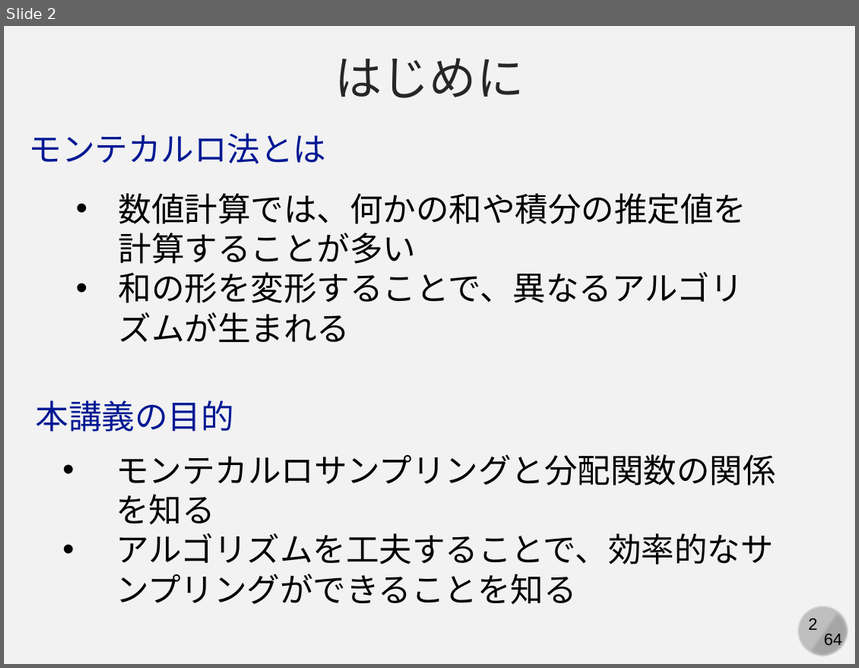
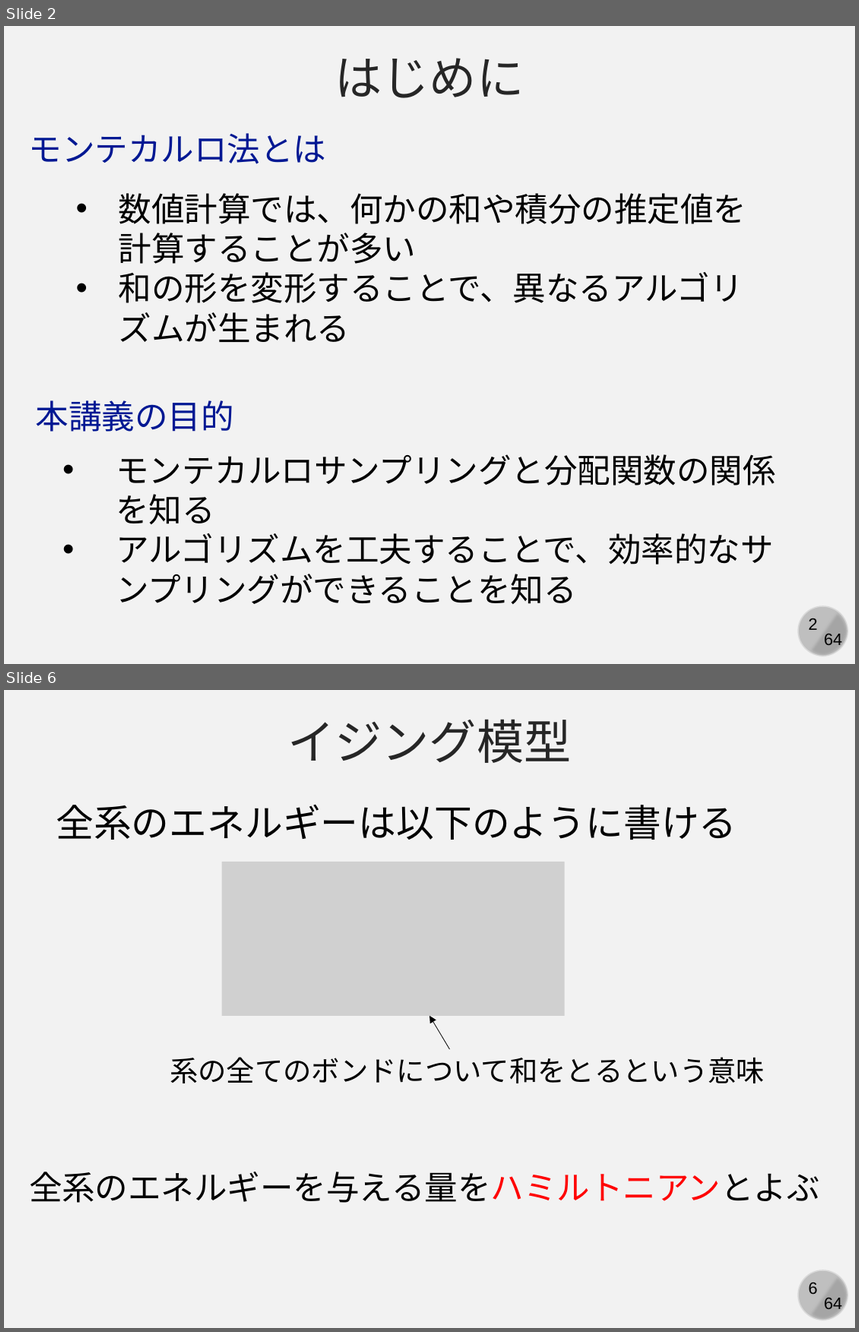
Before and after one commit to kaityo256/simulation_engineering, a slide deck: 04_mc_advanced/simulation04.pptx. Shown one above the other, each under a label of ours: slide 2 before the commit, slides 2 and 6 after it; the slides between them are not shown. The pictures are 859x668 and 859x1332 pixels, drawn with LibreOffice and Linux fonts; fonts in the diff are those of the drawing; grey boxes stand for pictures. Boxes give left, top, right and bottom in pixels: in the first picture for what was removed or moved away, otherwise in the second. Text is boxed around its words. In the diff, an @@ line names an element or a change of style, - is before the commit and + after.

```diff
--- a/04_mc_advanced/simulation04.pptx
+++ b/04_mc_advanced/simulation04.pptx
@@ slide 6 added at bbox=[4, 690, 855, 1328], background #F2F2F2; not listed: 4 template elements that a slide beside it also shows @@
@@ text added at bbox=[288, 719, 572, 763], 40 pt, text #262626 @@
+イジング模型
@@ text added at bbox=[56, 804, 737, 840], 32 pt, text #000000 @@
+全系のエネルギーは以下のように書ける
@@ picture added at bbox=[222, 862, 565, 1016] @@
@@ arrow added from (450, 1049) to (430, 1016), #000000 0.5 pt @@
@@ text added at bbox=[170, 1057, 765, 1084], 24 pt, text #000000 @@
+系の全てのボンドについて和をとるという意味
@@ text added at bbox=[29, 1172, 820, 1203], 28 pt, text #000000 @@
+全系のエネルギーを与える量をハミルトニアンとよぶ
```
Also in this commit, not shown: 3 other slides added.
